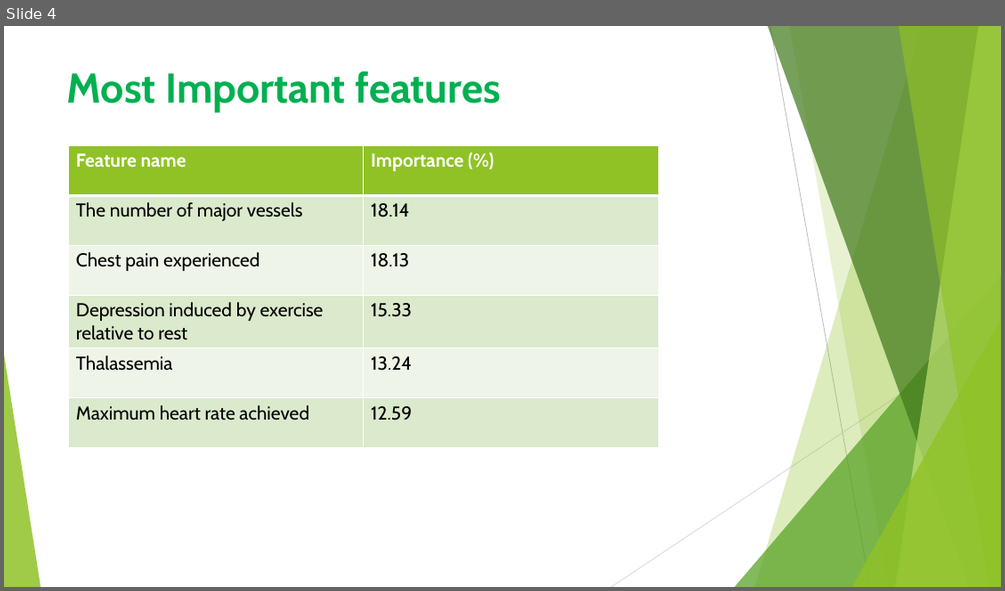
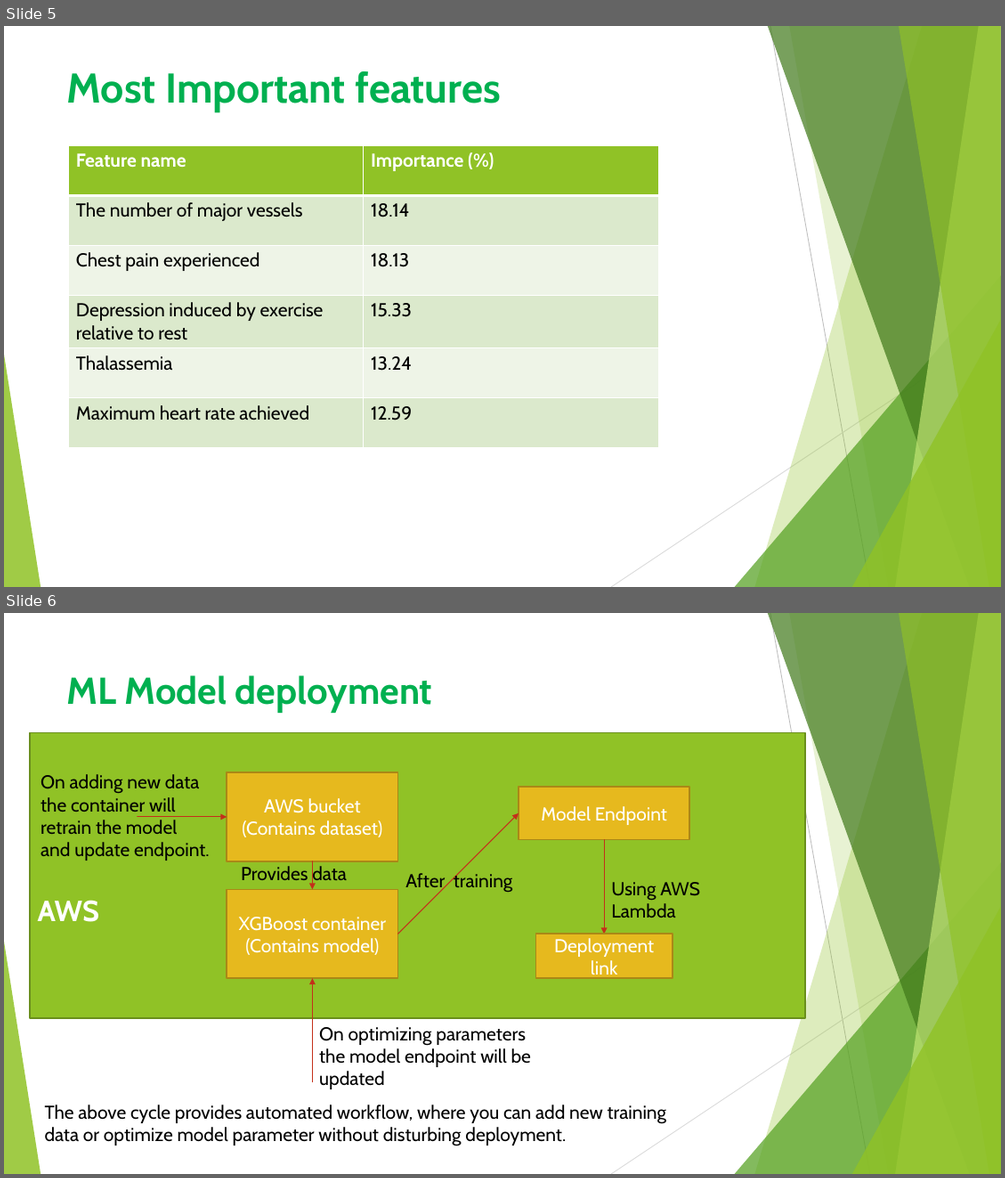
Before and after one commit to spsaswat/Heart-Disease-Detector, a slide deck: ShortReport.pptx. Shown one above the other, each under a label of ours: slide 4 before the commit, slides 5 and 6 after it. The pictures are 1005x591 and 1005x1178 pixels, drawn with LibreOffice and Linux fonts; fonts in the diff are those of the drawing. Boxes give left, top, right and bottom in pixels: in the first picture for what was removed or moved away, otherwise in the second. Text is boxed around its words. In the diff, an @@ line names an element or a change of style, - is before the commit and + after.

Commit message:
Updated digram of deployment pipeline

```diff
--- a/ShortReport.pptx
+++ b/ShortReport.pptx
@@ slide 6 added at (4, 613, 1001, 1174), background #FFFFFF; not listed: 10 template elements that a slide beside it also shows @@
@@ title added at (67, 675, 432, 713), 36 pt, text #00B050, bold @@
+ML Model deployment
@@ rectangle added at (30, 732, 805, 1018), fill #90C226, outline #6B901C 1.5 pt, 28 pt, text #FFFFFF, bold @@
+AWS
@@ rectangle added at (226, 772, 398, 861), fill #E6B91E, outline #AA8916 1.5 pt, 18 pt, text #FFFFFF @@
+AWS bucket
+(Contains dataset)
@@ text added at (40, 774, 210, 860), 18 pt, text #000000 @@
+On adding new data
+the container will
+retrain the model
+and update endpoint.
@@ rectangle added at (518, 787, 689, 840), fill #E6B91E, outline #AA8916 1.5 pt, 18 pt, text #FFFFFF @@
+Model Endpoint
@@ arrow added from (138, 817) to (226, 817), #C42F1A 1 pt @@
@@ arrow added from (398, 933) to (518, 813), #C42F1A 1 pt @@
@@ arrow added from (605, 840) to (605, 933), #C42F1A 1 pt @@
@@ text added at (241, 864, 347, 885), 18 pt, text #000000 @@
+Provides data
@@ arrow added from (312, 861) to (312, 890), #C42F1A 1 pt @@
@@ text added at (405, 871, 513, 892), 18 pt, text #000000 @@
+After training
@@ rectangle added at (226, 890, 398, 979), fill #E6B91E, outline #AA8916 1.5 pt, 18 pt, text #FFFFFF @@
+XGBoost container
+(Contains model)
@@ text added at (611, 882, 700, 917), 18 pt, text #000000 @@
+Using AWS Lambda
@@ rectangle added at (535, 933, 672, 978), fill #E6B91E, outline #AA8916 1.5 pt, 18 pt, text #FFFFFF @@
+Deployment link
@@ arrow added from (312, 1082) to (312, 978), #C42F1A 1 pt @@
@@ text added at (319, 1027, 531, 1089), 18 pt, text #000000 @@
+On optimizing parameters
+the model endpoint will be
+updated
@@ text added at (45, 1104, 667, 1146), 18 pt, text #000000 @@
+The above cycle provides automated workflow, where you can add new training
+data or optimize model parameter without disturbing deployment.
@@ what was slide 4 is now slide 5 @@
```
Also in this commit, not shown: 1 other slide added, 1 other file.
